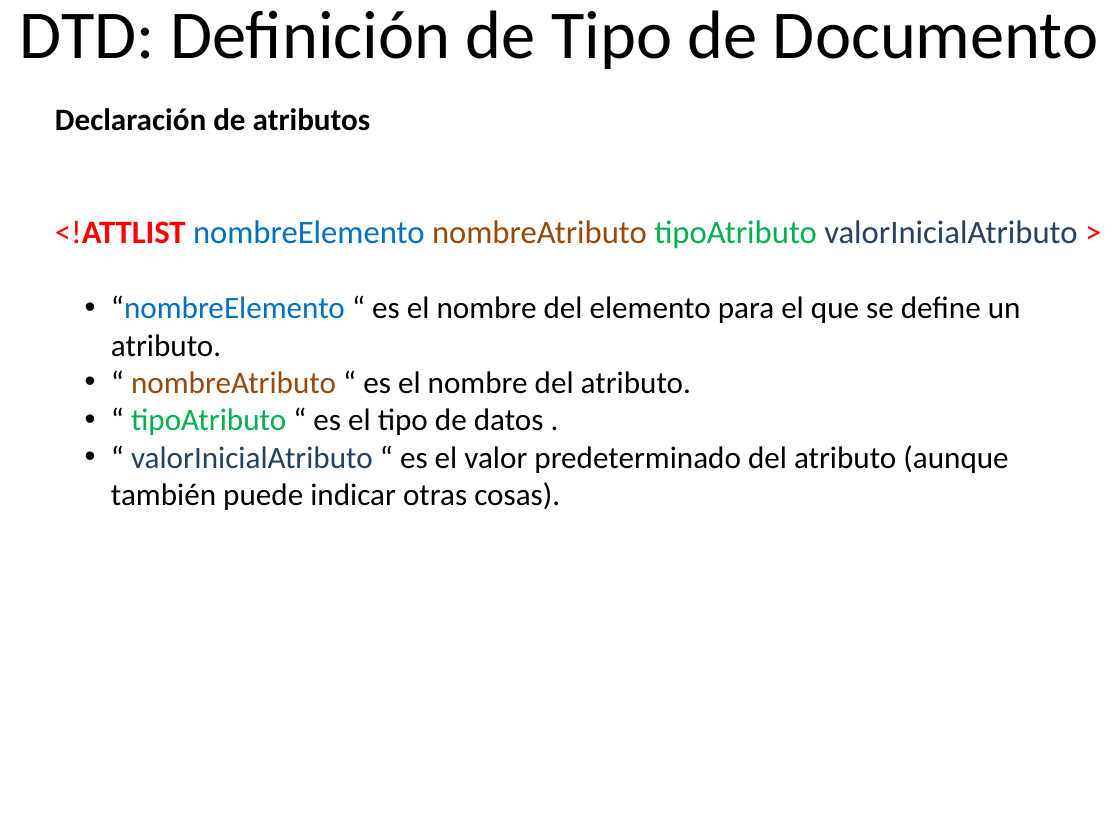
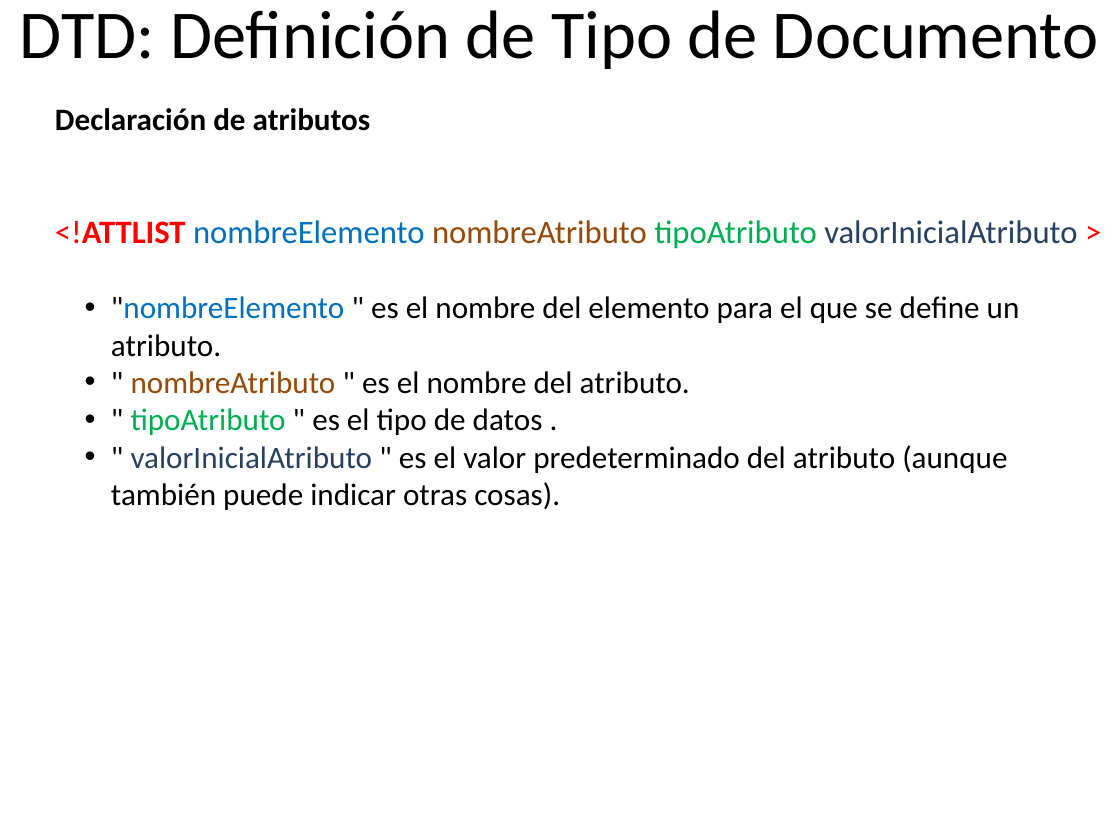
Before and after one commit to germanarcos/LM, a slide deck: slide 1 of xml/25 DTD avanzados.pptx. Drawn at 1120x840 pixels with LibreOffice and Linux fonts; fonts in the diff are those of the drawing. Boxes give left, top, right and bottom in pixels: in the first picture for what was removed or moved away, otherwise in the second. Text is boxed around its words. In the diff, an @@ line names an element or a change of style, - is before the commit and + after.

Commit message:
02/02

```diff
--- a/xml/25 DTD avanzados.pptx
+++ b/xml/25 DTD avanzados.pptx
@@ text at bbox=[111, 296, 1020, 510]: text changed @@
-  • “nombreElemento “ es el nombre del elemento para el que se define un atributo.
-  • “ nombreAtributo “ es el nombre del atributo.
-  • “ tipoAtributo “ es el tipo de datos .
-  • “ valorInicialAtributo “ es el valor predeterminado del atributo (aunque también puede indicar otras cosas).
+  • "nombreElemento " es el nombre del elemento para el que se define un atributo.
+  • " nombreAtributo " es el nombre del atributo.
+  • " tipoAtributo " es el tipo de datos .
+  • " valorInicialAtributo " es el valor predeterminado del atributo (aunque también puede indicar otras cosas).
```
Also in this commit, not shown: 12 other slides changed, 6 slides added.
